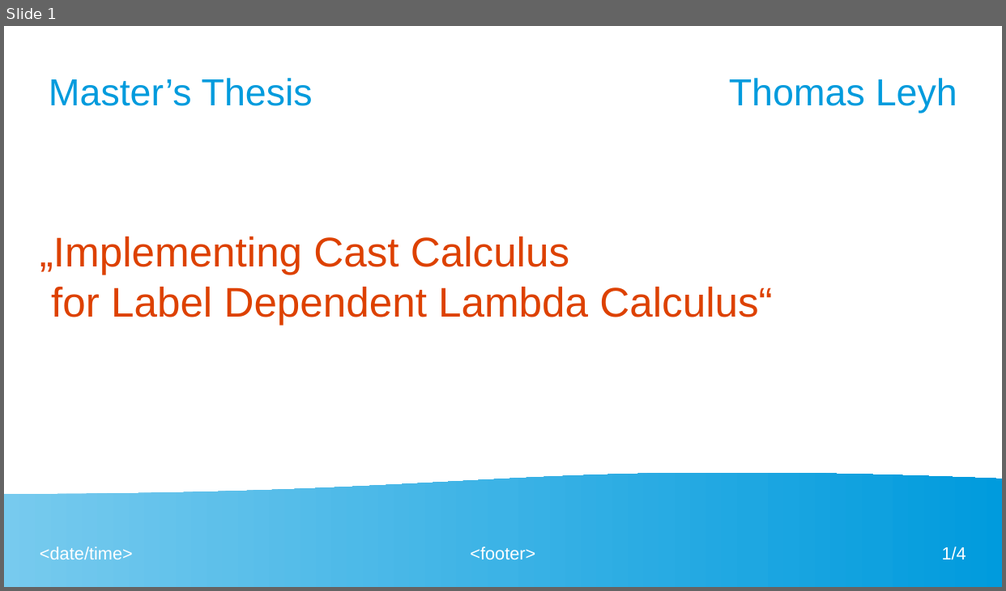
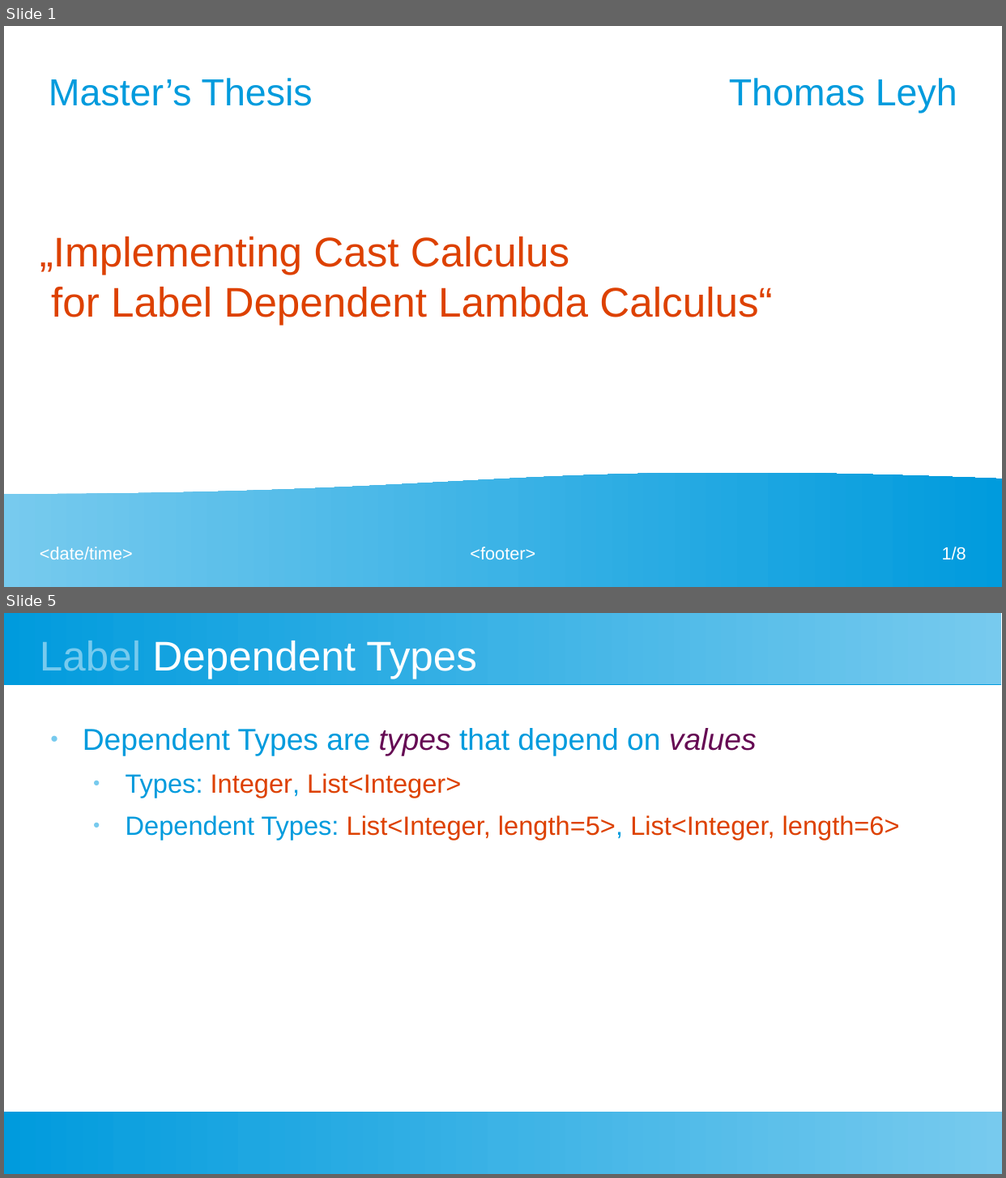
Before and after one commit to leyhline/mastersthesis, a slide deck: presentation.odp. Shown one above the other, each under a label of ours: slide 1 before the commit, slides 1 and 5 after it; the slides between them are not shown. The pictures are 1006x591 and 1006x1178 pixels, drawn with LibreOffice and Linux fonts; fonts in the diff are those of the drawing. Boxes give left, top, right and bottom in pixels: in the first picture for what was removed or moved away, otherwise in the second. Text is boxed around its words. In the diff, an @@ line names an element or a change of style, - is before the commit and + after.

```diff
--- a/presentation.odp
+++ b/presentation.odp
@@ slide 5 added at bbox=[4, 613, 1002, 1174], background #FFFFFF @@
@@ rectangle added at bbox=[4, 613, 1002, 684], fill gradient #77CAEE to #75C9EE to #73C9ED to #71C8ED to #6FC7ED to #6EC6ED @@
@@ title added at bbox=[40, 641, 477, 679], 33 pt, text #FFFFFF @@
+Label Dependent Types
@@ text added at bbox=[83, 728, 900, 840], 21 pt, text #DD4100 @@
+● Dependent Types are types that depend on values
+  ● Types: Integer, List<Integer>
+  ● Dependent Types: List<Integer, length=5>, List<Integer, length=6>
@@ rectangle added at bbox=[4, 1112, 1002, 1174], fill gradient #77CAEE to #75C9EE to #73C9ED to #71C8ED to #6FC7ED to #6EC6ED @@
@@ page number at bbox=[942, 547, 966, 561]: text changed @@
-1/4
+1/8
```
Also in this commit, not shown: 3 slides changed, 3 other slides added.
